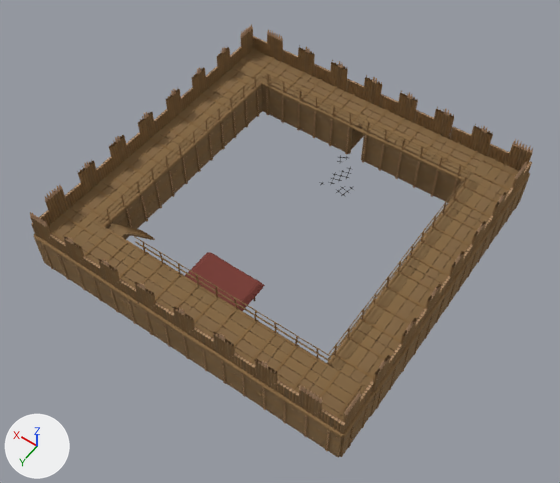
Before and after pictures for a commit that changed the FBX model Ptut/Assets/Map/Decors/Wood_Fort.fbx.
One viewpoint serves both versions: a 50 mm camera at (-26.2, 39.1, 57.7) aimed at (-0.8, 3.5, 1.7). The lights are fixed; the arrows at lower left show +X, +Y and +Z. Objects named as collision shapes, trigger or cutter boxes, shadow casters or lower levels of detail are left out. Where no turn or scale is listed for an object, it has been applied to the vertices.

The first picture shows 'Fort'.
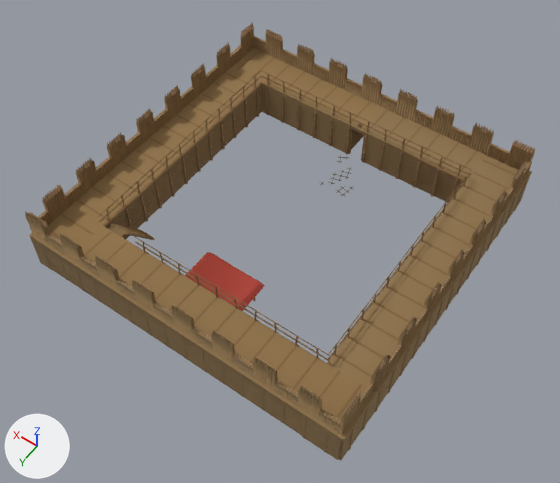
Pixel boxes (x1, y1, x2, y2) of what changed, in the pictures (560 x 483 px):
'Fort_LOD_2', added (brown): after (25, 23, 535, 461)
'Fort', unchanged, covered by the edit: before (30, 24, 533, 457); after (30, 24, 533, 433)

The change, as a diff of the scene's bpy script:
```diff
--- a/Ptut/Assets/Map/Decors/Wood_Fort.fbx.py
+++ b/Ptut/Assets/Map/Decors/Wood_Fort.fbx.py
@@ me_cube_092 @@
+me_cube_092.from_pydata(...)  # 11364 vertices, 9039 faces; spans x -16.4..16.6, y -15.6..17.3, z 0.0..7.3
+me_cube_092.materials.append(mat_global_color)  # picture img_atlas_png
@@ ob_fort_lod_2 @@
+ob_fort_lod_2 = bpy.data.objects.new('Fort_LOD_2', me_cube_092)
+ob_fort_lod_2.location = (0.0, 0.0, 0.0)
```
